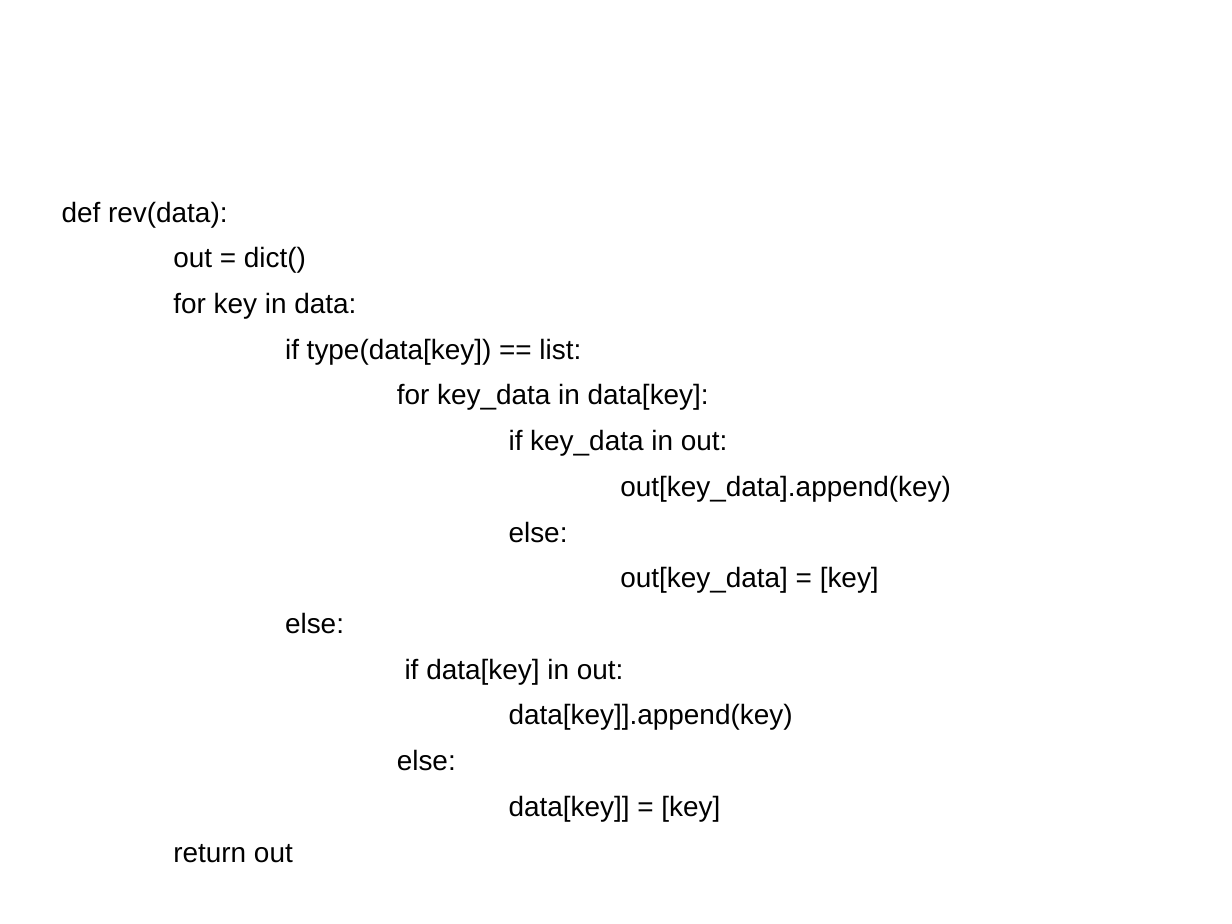
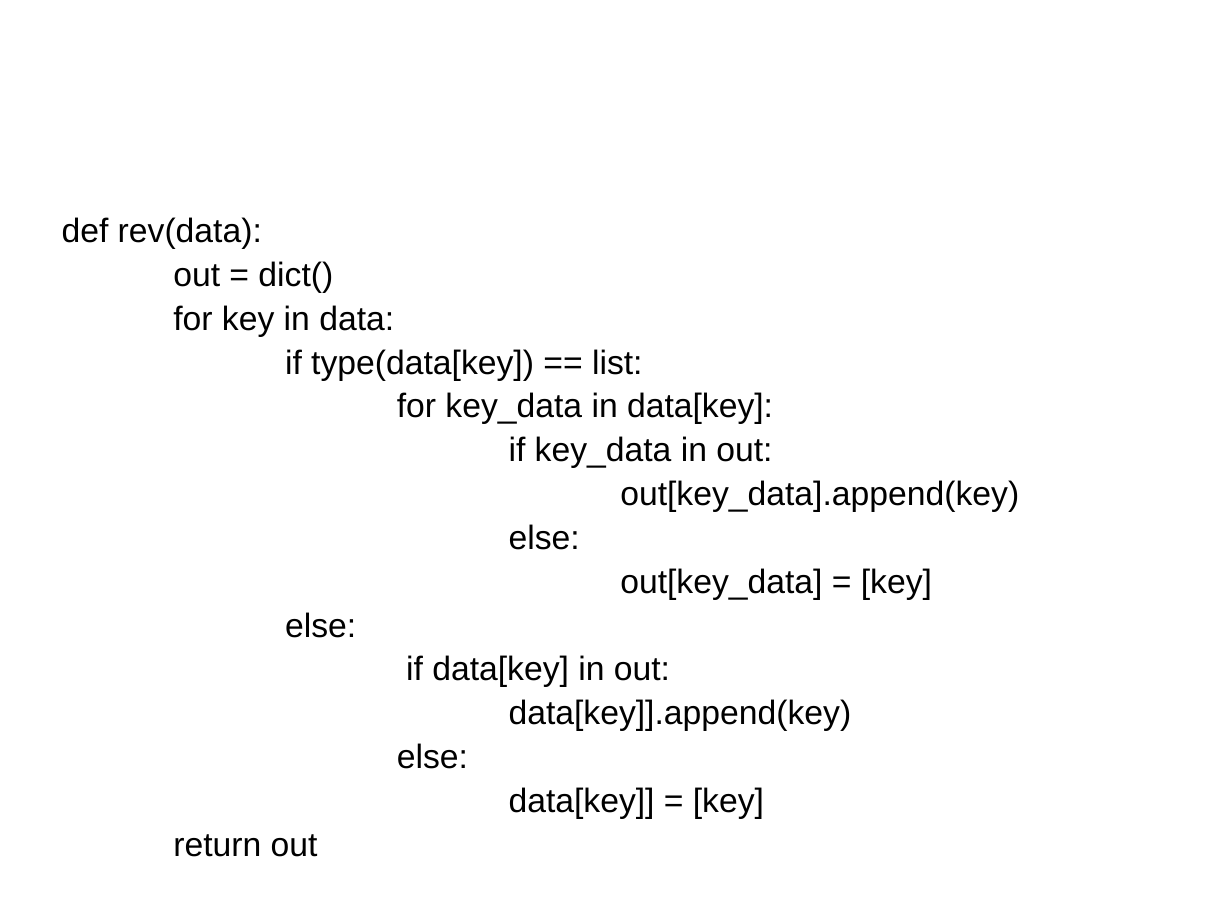
Before and after one commit to oumugai/siryou, a slide deck: slide 25 of 内包表記.pptx. Drawn at 1232x924 pixels with LibreOffice and Linux fonts; fonts in the diff are those of the drawing; background and template pictures are left out. Boxes give left, top, right and bottom in pixels: in the first picture for what was removed or moved away, otherwise in the second. Text is boxed around its words. In the diff, an @@ line names an element or a change of style, - is before the commit and + after.

```diff
--- a/内包表記.pptx
+++ b/内包表記.pptx
@@ text "def rev(data):": place and size @@
-text "def rev(data):" at (62,201,951,863)
+text "def rev(data):" at (62,217,1019,857)
@@ text "def rev(data):" at (62,217,1019,857): size 18 to 21.7 pt; line spacing 0.9 to 0.7 @@
```
Also in this commit, not shown: 6 other slides changed.
